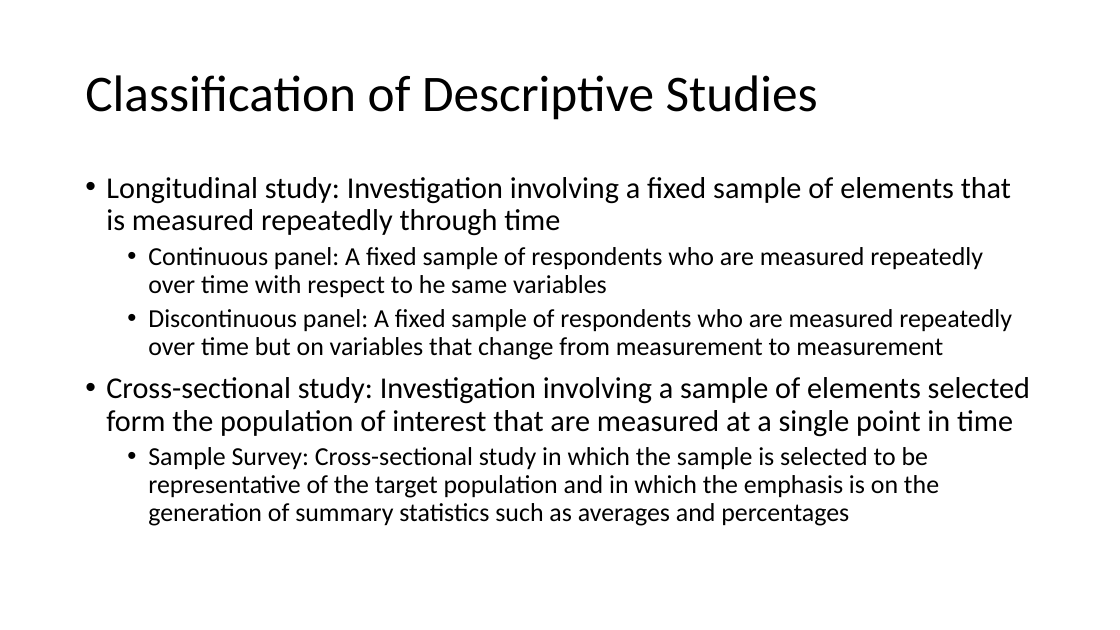
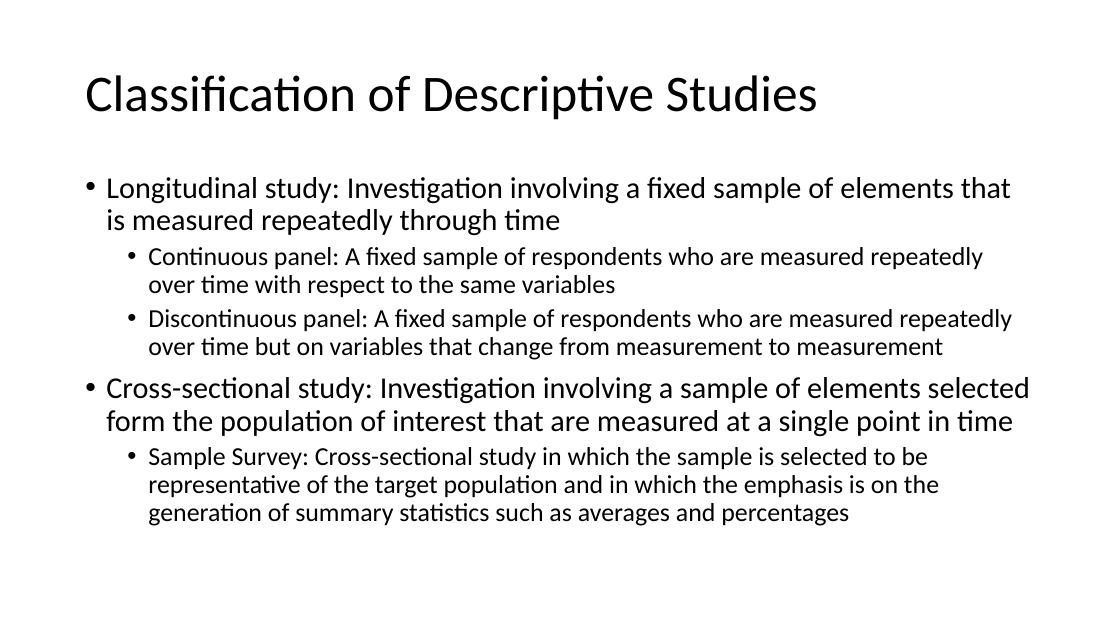
Before and after one commit to mikenguyen13/mar4050, a slide deck: slide 6 of lectures/5/1_Research Presentation.pptx. Drawn at 1120x630 pixels with LibreOffice and Linux fonts; fonts in the diff are those of the drawing. Boxes give left, top, right and bottom in pixels: in the first picture for what was removed or moved away, otherwise in the second. Text is boxed around its words. In the diff, an @@ line names an element or a change of style, - is before the commit and + after.

```diff
--- a/lectures/5/1_Research Presentation.pptx
+++ b/lectures/5/1_Research Presentation.pptx
@@ text at box(148, 247, 983, 298): text changed @@
-  • Continuous panel: A fixed sample of respondents who are measured repeatedly over time with respect to he same variables
+  • Continuous panel: A fixed sample of respondents who are measured repeatedly over time with respect to the same variables
```
Also in this commit, not shown: 9 other slides changed, 12 other files.
